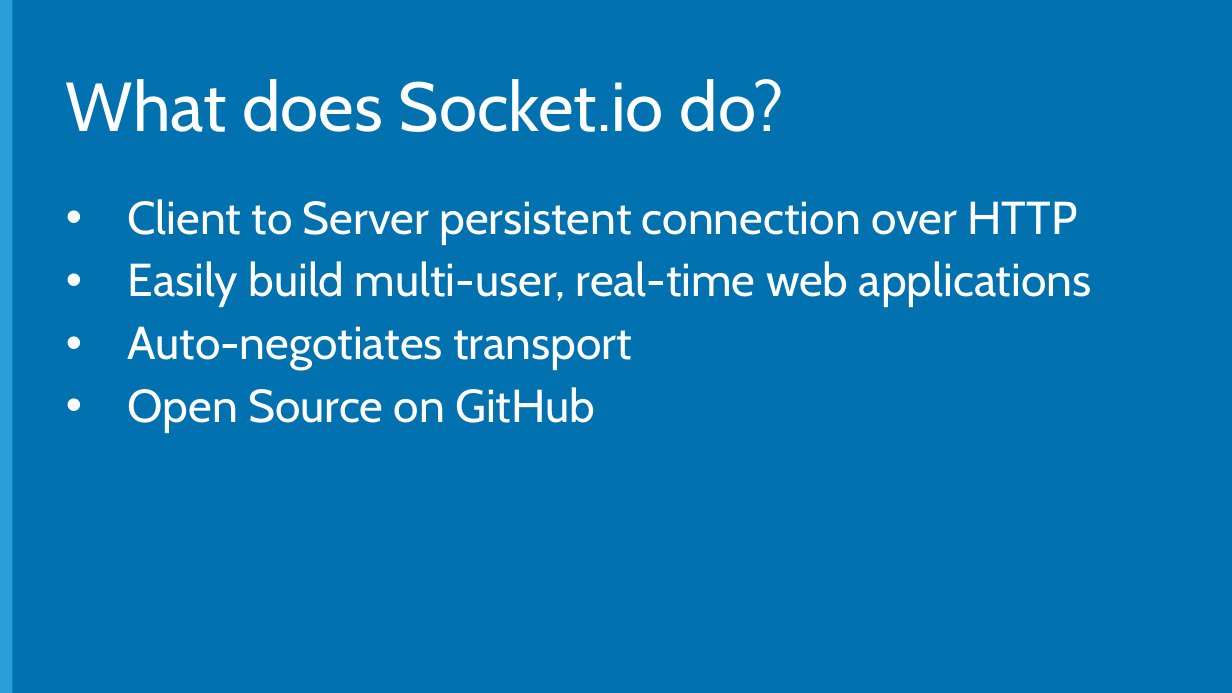
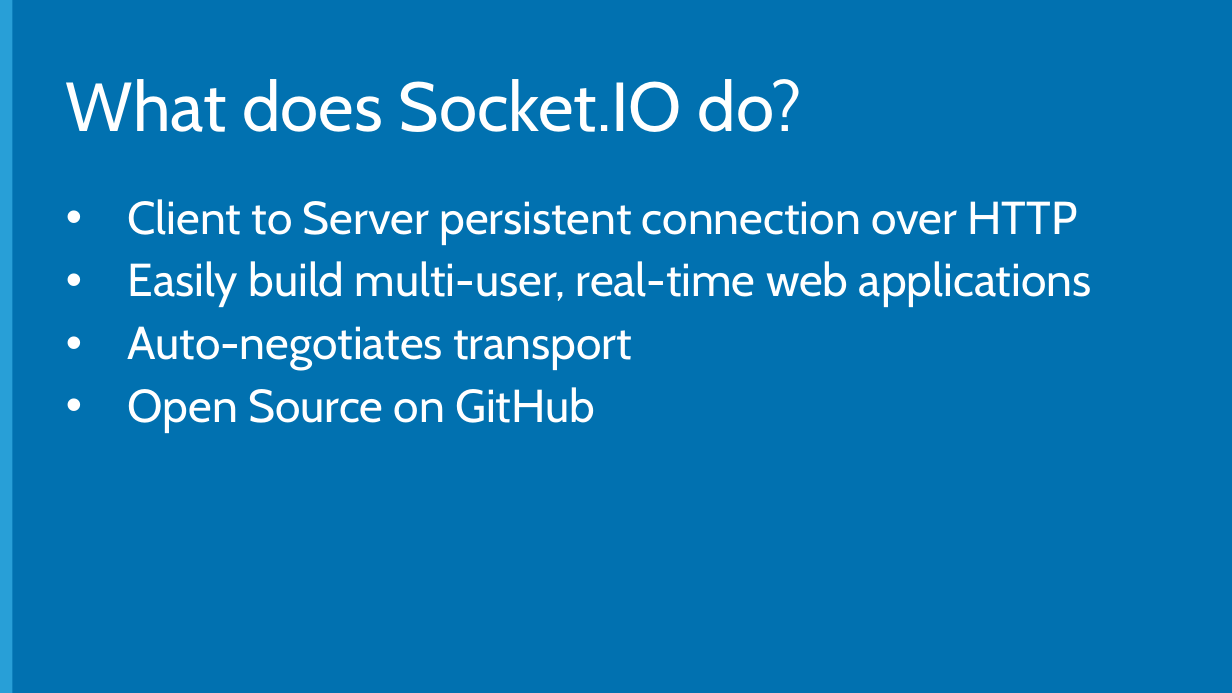
Before and after one commit to Microsoft-Web/NodeCamp, a slide deck: slide 9 of Presentation/ConnectingFrontAndBack/ConnectingFrontAndBack.pptx. Drawn at 1232x693 pixels with LibreOffice and Linux fonts; fonts in the diff are those of the drawing; background and template pictures are left out. Boxes give left, top, right and bottom in pixels: in the first picture for what was removed or moved away, otherwise in the second. Text is boxed around its words. In the diff, an @@ line names an element or a change of style, - is before the commit and + after.

```diff
--- a/Presentation/ConnectingFrontAndBack/ConnectingFrontAndBack.pptx
+++ b/Presentation/ConnectingFrontAndBack/ConnectingFrontAndBack.pptx
@@ title at bbox=[66, 79, 803, 132]: text changed @@
-What does Socket.io do?
+What does Socket.IO do?
```
Also in this commit, not shown: 6 other slides changed, 4 other files.
